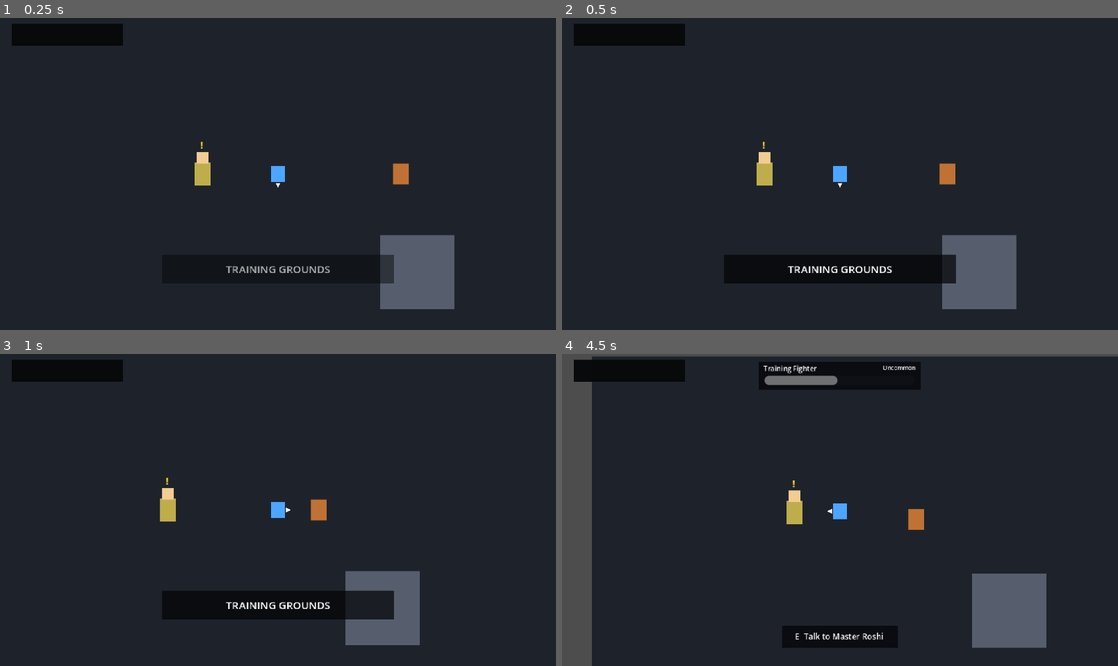
Above: before the commit, frames 1-4 (two rows, left to right).
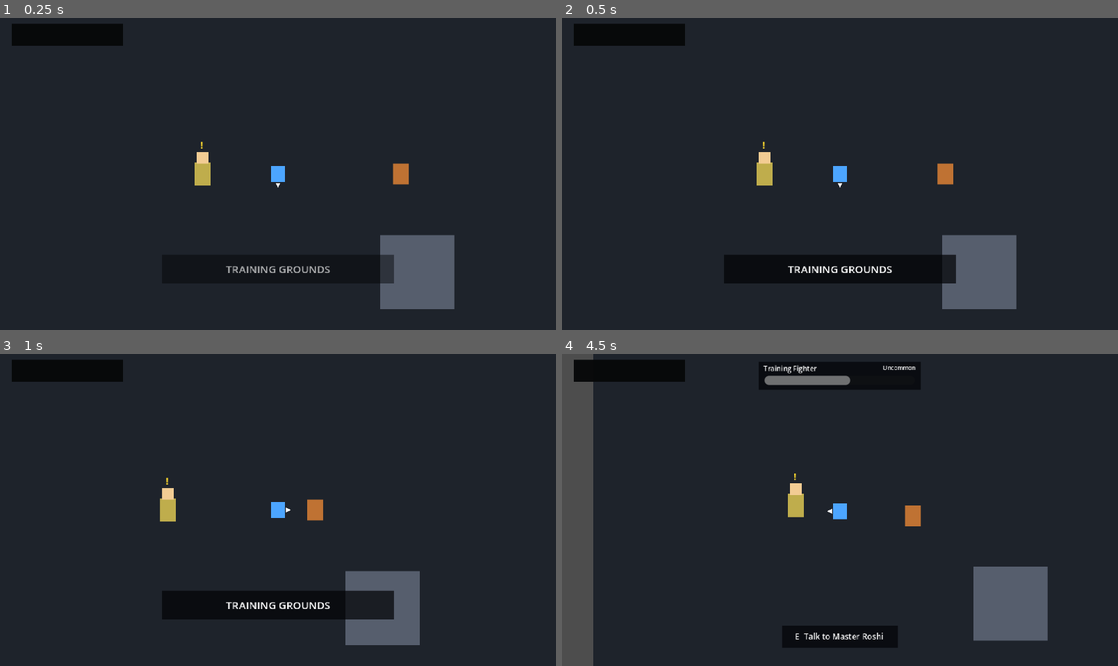
Above: after the commit, the same moments.

Repository: kikajima/dragonballsoullegacy
Game: Godot game, scene res://scenes/bootstrap/bootstrap.tscn
Same seed, same stepped clock (60 frames per second), same inputs: the game is played once before the commit and once after it.
Inputs:
- Up to frame 1 (0.25 s): no input
- Up to frame 2 (0.5 s): no input
- Up to frame 3 (1 s): tap Enter (ui_accept) at 0.5, 0.77 s; hold D (move_right) from 0.53 s (still down); tap I (kick) at 0.6 s
- Up to frame 4 (4.5 s): release D (move_right) at 1.28 s; hold S (move_down) 1.28-2.03 s; tap J (attack) at 1.35 s; tap Enter (ui_accept) at 1.52, 2.75, 3.02, 3.77 s; tap I (kick) every 0.75 s from 1.55 to 3.8 s; hold D (move_right) 2.03-2.78 s; hold Shift (block) 2.03-2.78 s; hold W (move_up) 2.78-3.53 s; tap L (charge_ki) at 2.85 s; hold Space (dash) 3.53-4.28 s; hold A (move_left) from 3.53 s (still down); tap E (interact) at 4.35 s

Frame 1 is identical in both runs. In frame 2, less than 0.1% of the frame differs, in the area x 67-71%, y 46-54%; in frame 3, less than 0.1%; in frame 4, 2.3%, in the area x 5-100%, y 0-100%.

Commit message:
feat: scale enemy stats and rewards by intelligence tier

Diff:
--- a/actors/enemies/debug_goku_enemy.gd
+++ b/actors/enemies/debug_goku_enemy.gd
@@ -84,6 +84,7 @@
 	_current_facing = StringName(initial_facing)
 	_target = get_tree().get_first_node_in_group("player") as Node2D
 
+	_apply_tier_difficulty()
 	_build_sprite_frames()
 	_play_current_animation()
 
@@ -412,6 +413,61 @@
 			get_parent().add_child(item_drop)
 			item_drop.global_position = global_position + Vector2(6.0, 0.0)
 			item_drop.configure_item(&"senzu_bean", 1)
+
+func _apply_tier_difficulty() -> void:
+	if ai_component.profile == null:
+		return
+
+	var profile: EnemyAIProfile = ai_component.profile
+
+	health_component.max_health = maxi(
+		roundi(
+			float(health_component.max_health)
+			* profile.health_multiplier
+		),
+		1
+	)
+	health_component.restore_full()
+
+	movement_component.move_speed *= profile.move_speed_multiplier
+
+	melee_combat_component.damage = maxi(
+		roundi(
+			float(melee_combat_component.damage)
+			* profile.damage_multiplier
+		),
+		1
+	)
+	melee_combat_component.kick_damage = maxi(
+		roundi(
+			float(melee_combat_component.kick_damage)
+			* profile.damage_multiplier
+		),
+		1
+	)
+
+	experience_reward_component.experience_reward = maxi(
+		roundi(
+			float(experience_reward_component.experience_reward)
+			* profile.experience_multiplier
+		),
+		1
+	)
+
+	min_zeni_drop = maxi(
+		roundi(
+			float(min_zeni_drop)
+			* profile.loot_multiplier
+		),
+		0
+	)
+	max_zeni_drop = maxi(
+		roundi(
+			float(max_zeni_drop)
+			* profile.loot_multiplier
+		),
+		min_zeni_drop
+	)
 
 func get_display_name() -> String:
 	return "Training Fighter"
